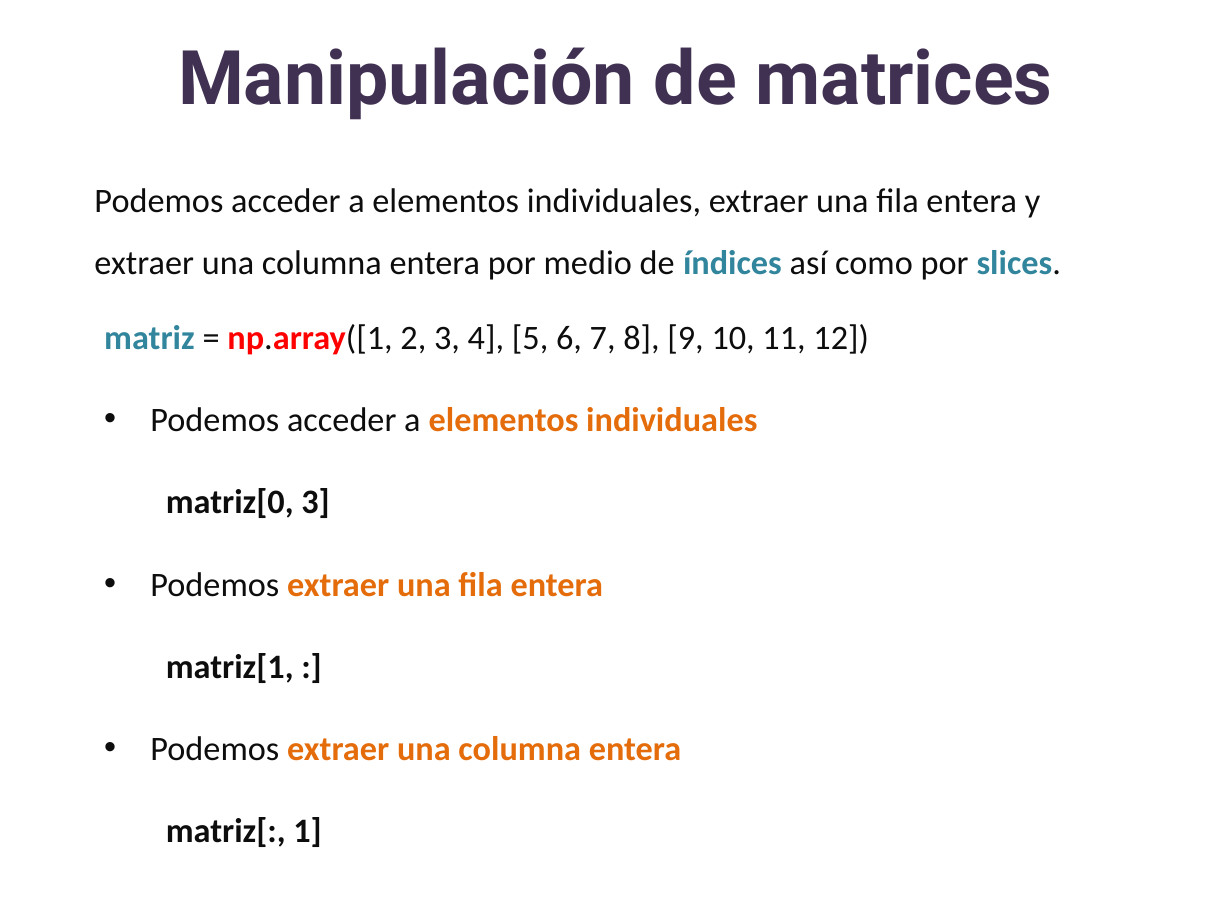
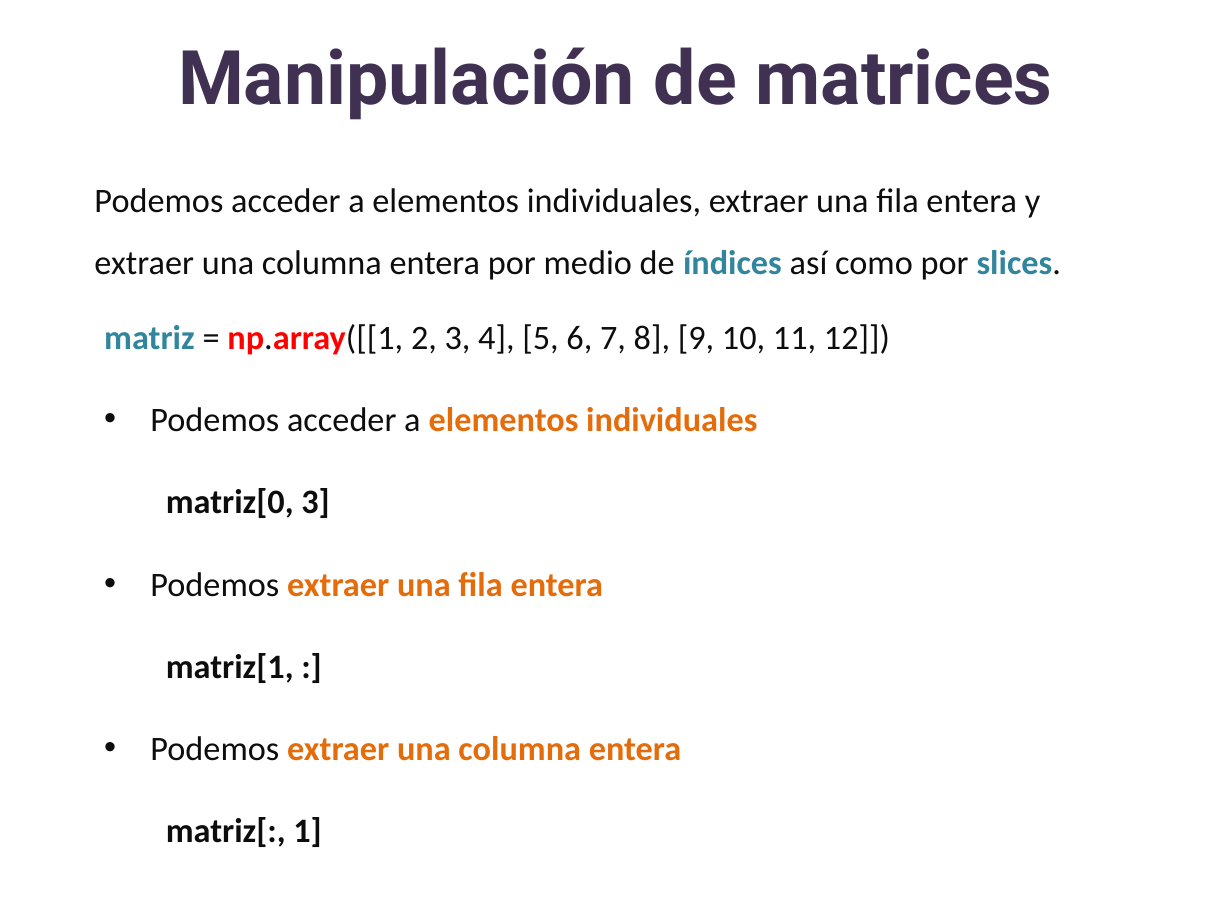
Before and after one commit to lizetheP/Analitica, a slide deck: slide 7 of CalendarioAgo2022/presentaciones/21_Matrices.pptx. Drawn at 1232x924 pixels with LibreOffice and Linux fonts; fonts in the diff are those of the drawing. Boxes give left, top, right and bottom in pixels: in the first picture for what was removed or moved away, otherwise in the second. Text is boxed around its words. In the diff, an @@ line names an element or a change of style, - is before the commit and + after.

```diff
--- a/CalendarioAgo2022/presentaciones/21_Matrices.pptx
+++ b/CalendarioAgo2022/presentaciones/21_Matrices.pptx
@@ text at [104,324,890,355]: text changed @@
-matriz = np.array([1, 2, 3, 4], [5, 6, 7, 8], [9, 10, 11, 12])
+matriz = np.array([[1, 2, 3, 4], [5, 6, 7, 8], [9, 10, 11, 12]])
```
Also in this commit, not shown: 2 other slides changed, 10 other files.
